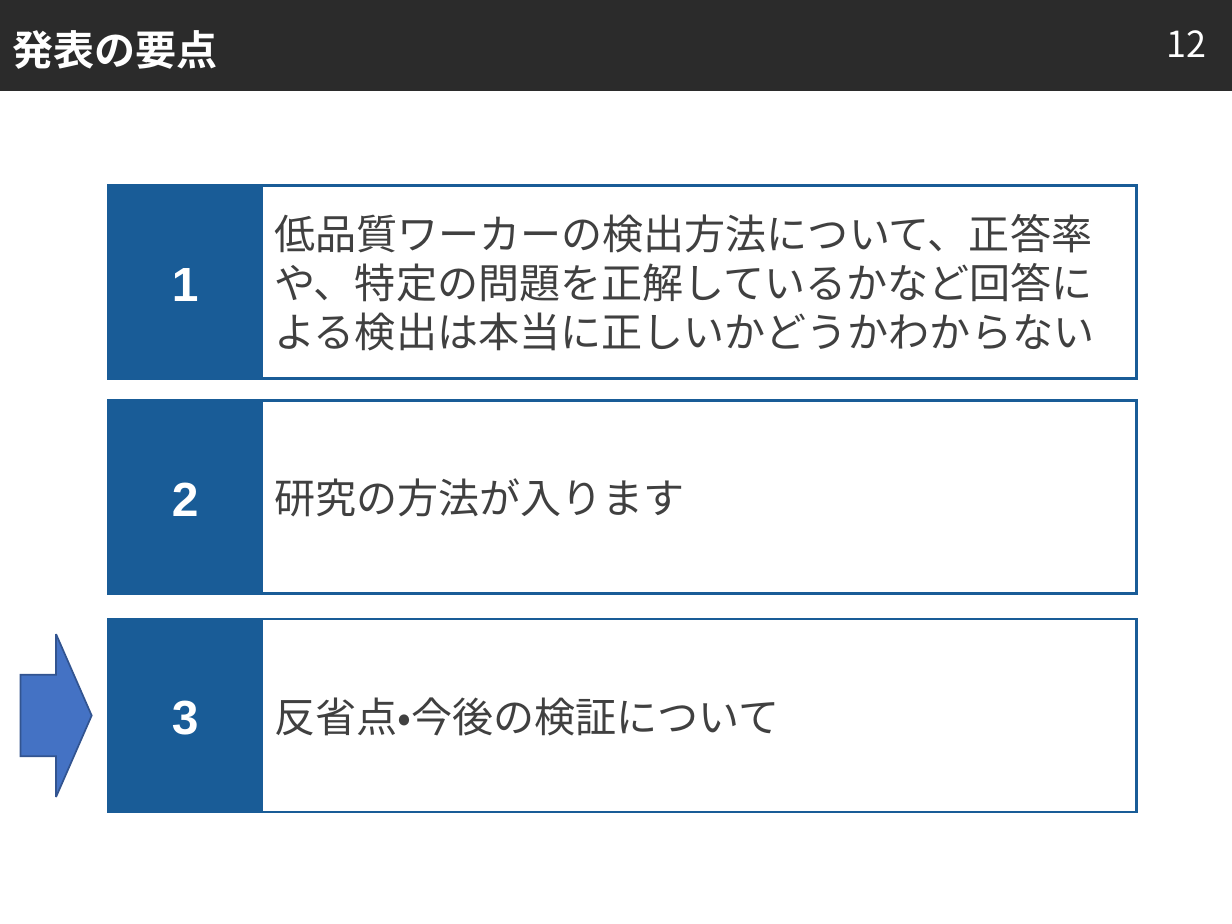
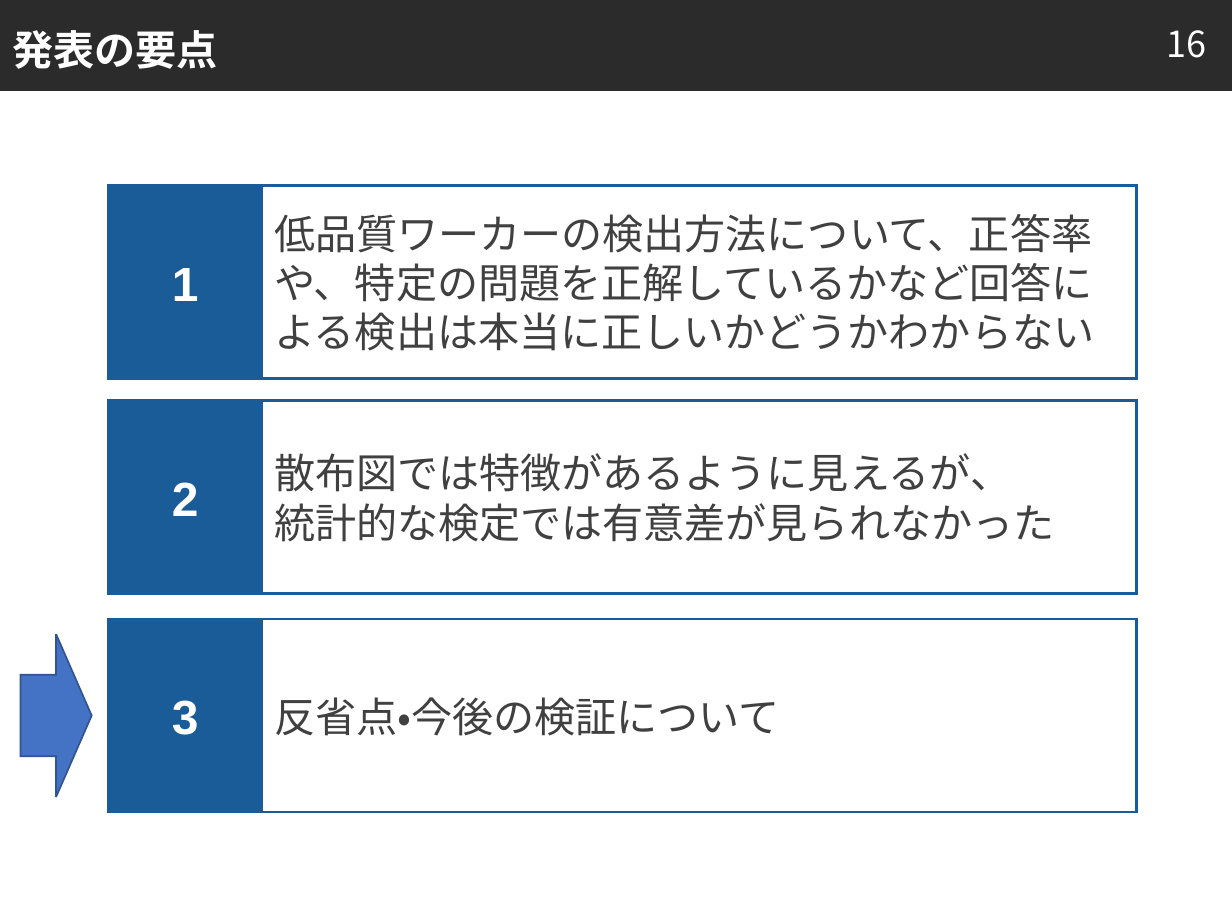
Before and after one commit to tomoya-mikami/task2, a slide deck: slide 16 of slide/presentation.pptx (slide 12 before the commit). Drawn at 1232x924 pixels with LibreOffice and Linux fonts; fonts in the diff are those of the drawing; background and template pictures are left out; a plain dark background stands for a picture behind light text. Boxes give left, top, right and bottom in pixels: in the first picture for what was removed or moved away, otherwise in the second. Text is boxed around its words. In the diff, an @@ line names an element or a change of style, - is before the commit and + after.

```diff
--- a/slide/presentation.pptx
+++ b/slide/presentation.pptx
@@ page number at <box>1167,30,1207,58</box>: text changed @@
-12
+16
@@ text in rectangle at <box>274,453,1054,542</box>: text changed @@
-研究の方法が入ります
+散布図では特徴があるように見えるが、
+統計的な検定では有意差が見られなかった
```
Also in this commit, not shown: 7 other slides changed, 6 slides added, 5 other files.
